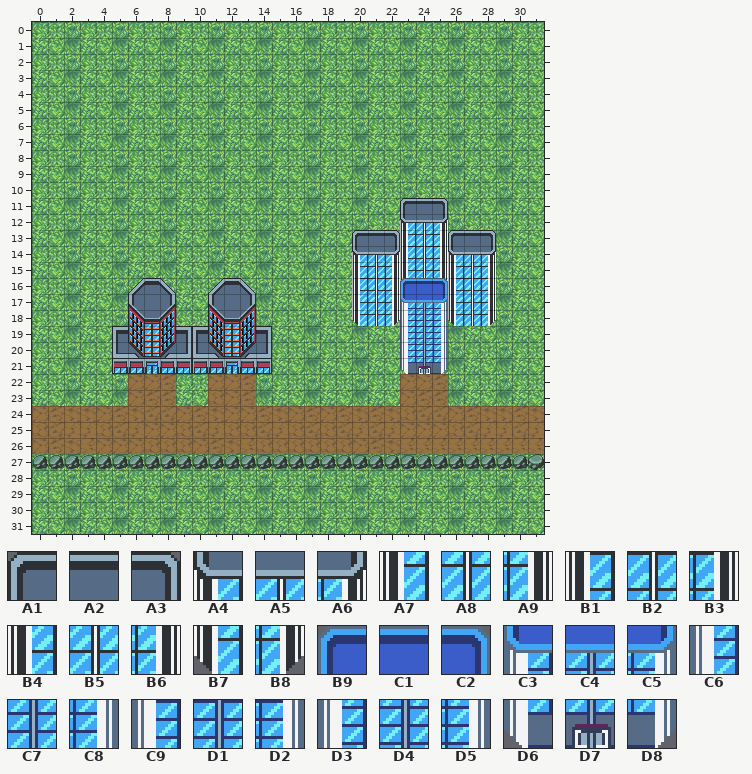
Tiled map, stored at assets/Tiled/physic_Cs.tmx. Above, as it was before the edit.
Cells are 16x16 px. Shown: x 0..31, y 0..31.
Key: from "city_building": A1 140, A2 141, A3 142, A4 204, A5 205, A6 206, A7 268, A8 269, A9 270, B1 332, B2 333, B3 334, B4 396, B5 397, B6 398, B7 460, B8 462, B9 1106, C1 1107, C2 1108, C3 1170, C4 1171, C5 1172, C6 1234, C7 1235, C8 1236, C9 1298, D1 1299, D2 1300, D3 1362, D4 1363, D5 1364, D6 1426, D7 1427, D8 1428.
__ is an empty cell, ## one hidden under a higher layer.
Layers that did not change in this view are not listed.
Layer "building back" before, first column x 16:
 7 __ __ __ __ __ __ __ __ __ __ __ __ __ __ __ __
 8 __ __ __ __ __ __ __ __ __ __ __ __ __ __ __ __
 9 __ __ __ __ __ __ __ __ __ __ __ __ __ __ __ __
10 __ __ __ __ __ __ __ __ __ __ __ __ __ __ __ __
11 __ __ __ __ __ __ __ A1 A2 A3 __ __ __ __ __ __
12 __ __ __ __ __ __ __ A4 A5 A6 __ __ __ __ __ __
13 __ __ __ __ __ __ __ A7 A8 A9 __ __ __ __ __ __
14 __ __ __ __ __ __ __ B1 B2 B3 __ __ __ __ __ __
15 __ __ __ __ __ __ __ B4 B5 B6 __ __ __ __ __ __
16 __ __ __ __ __ __ __ B7 ## B8 __ __ __ __ __ __
17 __ __ __ __ __ __ __ __ __ __ __ __ __ __ __ __
18 __ __ __ __ __ __ __ __ __ __ __ __ __ __ __ __
19 __ __ __ __ __ __ __ __ __ __ __ __ __ __ __ __
20 __ __ __ __ __ __ __ __ __ __ __ __ __ __ __ __
21 __ __ __ __ __ __ __ __ __ __ __ __ __ __ __ __
22 __ __ __ __ __ __ __ __ __ __ __ __ __ __ __ __
23 __ __ __ __ __ __ __ __ __ __ __ __ __ __ __ __
24 __ __ __ __ __ __ __ __ __ __ __ __ __ __ __ __
25 __ __ __ __ __ __ __ __ __ __ __ __ __ __ __ __
26 __ __ __ __ __ __ __ __ __ __ __ __ __ __ __ __
27 __ __ __ __ __ __ __ __ __ __ __ __ __ __ __ __
28 __ __ __ __ __ __ __ __ __ __ __ __ __ __ __ __
Layer "buidling" before, first column x 16:
 9 __ __ __ __ __ __ __ __ __ __ __ __ __ __ __ __
10 __ __ __ __ __ __ __ __ __ __ __ __ __ __ __ __
11 __ __ __ __ __ __ __ __ __ __ __ __ __ __ __ __
12 __ __ __ __ __ __ __ __ __ __ __ __ __ __ __ __
13 __ __ __ __ A1 A2 A3 __ __ __ A1 A2 A3 __ __ __
14 __ __ __ __ A4 A5 A6 __ __ __ A4 A5 A6 __ __ __
15 __ __ __ __ A7 A8 A9 __ __ __ A7 A8 A9 __ __ __
16 __ __ __ __ B1 B2 B3 B9 C1 C2 B1 B2 B3 __ __ __
17 __ __ __ __ B4 B5 B6 C3 C4 C5 B4 B5 B6 __ __ __
18 __ __ __ __ B7 A8 B8 C6 C7 C8 B7 A8 B8 __ __ __
19 __ __ __ __ __ __ __ C9 D1 D2 __ __ __ __ __ __
20 __ __ __ __ __ __ __ D3 D4 D5 __ __ __ __ __ __
21 __ __ __ __ __ __ __ D6 D7 D8 __ __ __ __ __ __
22 __ __ __ __ __ __ __ __ __ __ __ __ __ __ __ __
23 __ __ __ __ __ __ __ __ __ __ __ __ __ __ __ __
24 __ __ __ __ __ __ __ __ __ __ __ __ __ __ __ __
25 __ __ __ __ __ __ __ __ __ __ __ __ __ __ __ __
26 __ __ __ __ __ __ __ __ __ __ __ __ __ __ __ __
27 __ __ __ __ __ __ __ __ __ __ __ __ __ __ __ __
28 __ __ __ __ __ __ __ __ __ __ __ __ __ __ __ __
29 __ __ __ __ __ __ __ __ __ __ __ __ __ __ __ __
30 __ __ __ __ __ __ __ __ __ __ __ __ __ __ __ __
Once edited:
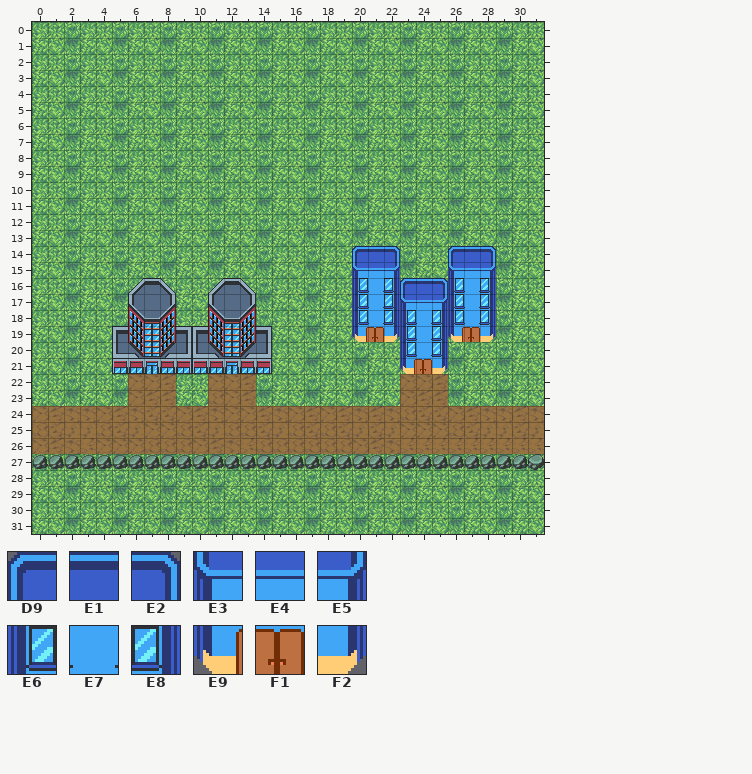
Further tiles: from "city_building": D9 135, E1 136, E2 137, E3 199, E4 200, E5 201, E6 263, E7 264, E8 265, E9 455, F1 456, F2 457.
From old to new:
Changed rows in their new state; .. is an unchanged cell.
Layer "building back":
first column x 20:
11 .. .. .. __ __ __ .. .. ..
12 .. .. .. __ __ __ .. .. ..
13 .. .. .. __ __ __ .. .. ..
14 D9 E1 E2 __ __ __ D9 E1 E2
15 E3 E4 E5 __ __ __ E3 E4 E5
16 E6 E7 E8 __ .. __ E6 E7 E8
17 E6 E7 E8 .. .. .. E6 E7 E8
18 E6 E7 E8 .. .. .. E6 E7 E8
19 E9 F1 F2 .. .. .. E9 F1 F2
Layer "buidling":
first column x 20:
13 __ __ __ .. .. .. __ __ __
14 __ __ __ .. .. .. __ __ __
15 __ __ __ .. .. .. __ __ __
16 __ __ __ D9 E1 E2 __ __ __
17 __ __ __ E3 E4 E5 __ __ __
18 __ __ __ E6 E7 E8 __ __ __
19 .. .. .. E6 E7 E8 .. .. ..
20 .. .. .. E6 E7 E8 .. .. ..
21 .. .. .. E9 F1 F2 .. .. ..
